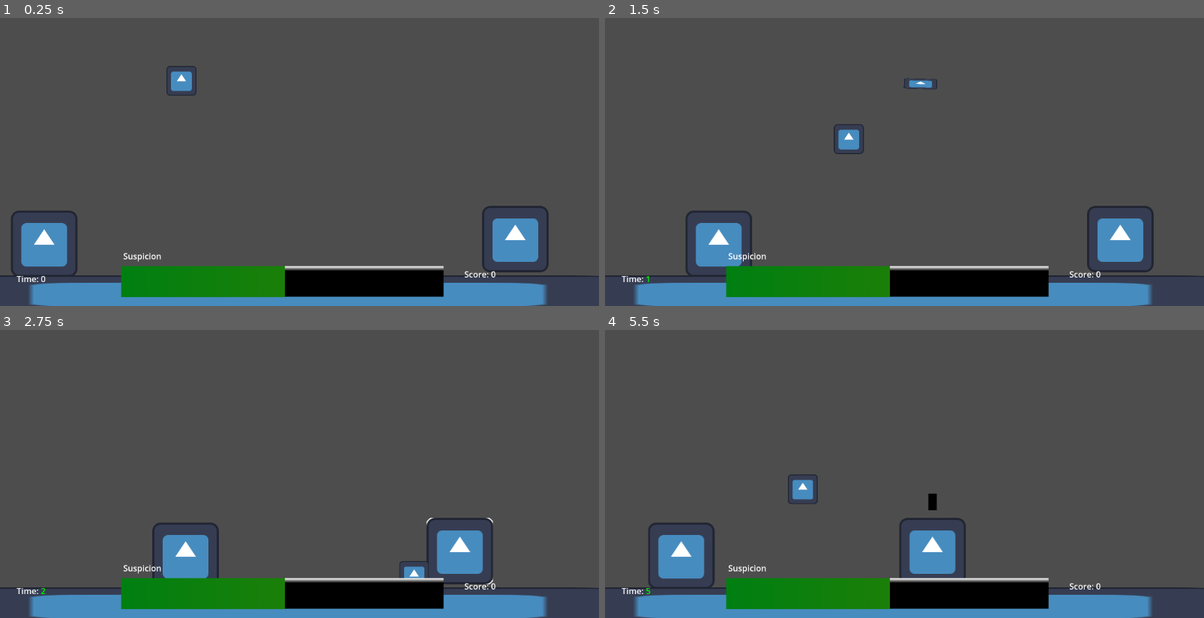
Above: before the commit, frames 1-4 (two rows, left to right).
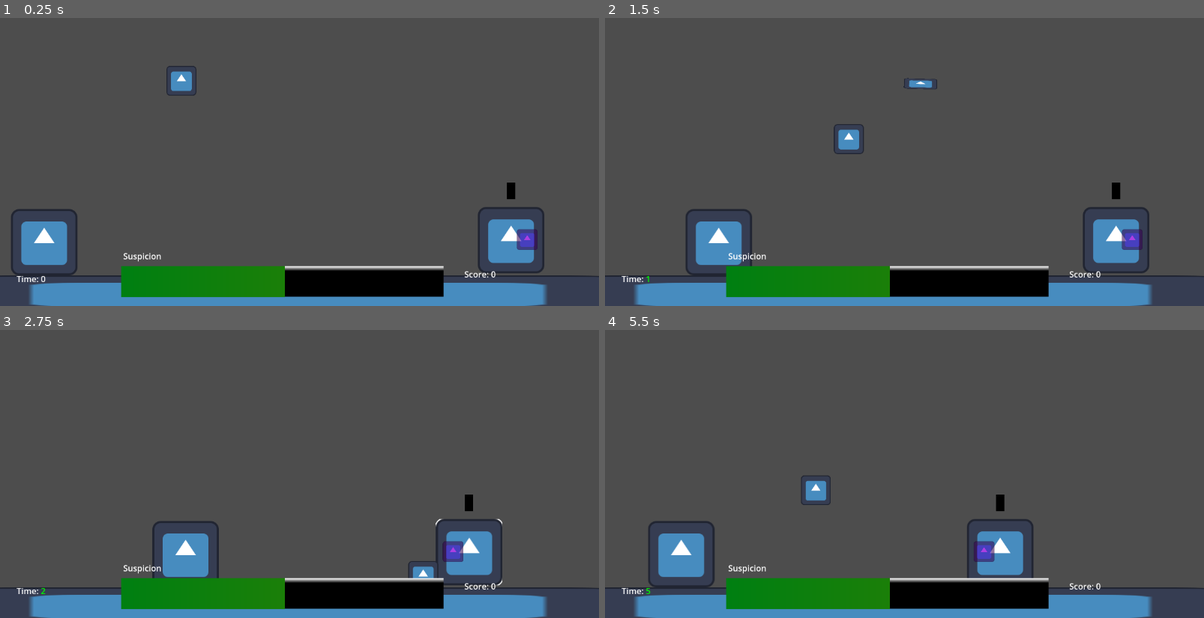
Above: after the commit, the same moments.

Repository: Jose-YP/Melon2023
Game: Godot game, scene res://Scenes/Main.tscn
Same seed, same stepped clock (60 frames per second), same inputs: the game is played once before the commit and once after it. The engine's default icon, where the game draws it, is replaced by a stand-in: a white triangle on a blue panel in a dark square.
Inputs (mouse positions are in pixels of both pictures, inside the frame that each line leads up to):
- Up to frame 1 (0.25 s): no input
- Up to frame 2 (1.5 s): tap Enter at 0.5 s; move the mouse to (1036, 121) at 0.52 s; press the mouse at (1036, 121) at 0.53 s; hold D (Right) 0.53-1.28 s; move the mouse to (784, 156) at 1.27 s; release the mouse at (784, 156) at 1.28 s; hold S (Down) from 1.28 s (still down); click (784, 156) at 1.35 s
- Up to frame 3 (2.75 s): move the mouse to (359, 376) at 2.02 s; release S (Down) at 2.03 s; press the mouse at (359, 376) at 2.03 s; hold D (Right) from 2.03 s (still down)
- Up to frame 4 (5.5 s): move the mouse to (874, 517) at 2.77 s; release D (Right) at 2.78 s; release the mouse at (874, 517) at 2.78 s; hold W (Up) 2.78-3.53 s; click (874, 517) at 2.85 s; move the mouse to (1084, 499) at 3.52 s; press the mouse at (1084, 499) at 3.53 s; hold A (Left) 3.53-5.03 s; move the mouse to (724, 399) at 4.27 s; release the mouse at (724, 399) at 4.28 s; click (724, 399) at 4.35 s; move the mouse to (934, 450) at 5.02 s; press the mouse at (934, 450) at 5.03 s; hold S (Down) from 5.03 s (still down)

The runs differ from the first frame. In frame 1, 1.4% of the frame differs, in the area x 1-92%, y 57-90%; in frame 2, 1.3%; in frame 3, 1.7%; in frame 4, 3.7%, in the area x 7-72%, y 50-90%.

Commit message:
Testing lover score condition

Diff:
--- a/Code/Main.gd
+++ b/Code/Main.gd
@@ -5,6 +5,10 @@
 
 @onready var player: CharacterBody2D = $Player
 @onready var spawnArray: Array[Marker2D] = [$SpawnLocations/RightSpawn,$SpawnLocations/LeftSpawn]
+@onready var spawnTimers: Array[Timer] = [$SpawnTimers/ShortTimer,$SpawnTimers/MidTimer,$SpawnTimers/LongTimer]
+
+signal riseScore
+signal changeSuspect(ammount)
 
 var characterArray: Array = []
 var nonLoverArray: Array = []
@@ -21,9 +25,16 @@
 			loverArray.append(character)
 		else:
 			nonLoverArray.append(character)
+		characterArray.append(character)
 
 	for lover in get_tree().get_nodes_in_group("Lover"): #Will only have lovers
-		lover.connect("convinced",_on_test_lover_convinced)
+		lover.connect("convinced",_on_lover_convinced)
+		getLoverCrush(lover)
+
+	for timer in spawnTimers:
+		timer.set_paused(false)
+		timer.set_autostart(false)
+		timer.connect("timeout",on_spawnTimer_timeout)
 
 	print(loverArray)
 	print(nonLoverArray)
@@ -35,16 +46,53 @@
 #----------------------------------------------
 #GAME LOOP
 #----------------------------------------------
+func spawnCharacter():
+	pass
 
+func spawnLover():
+	pass
+
+func loverConfidence(body):
+	body.assignedMove = body.move.LOVER
+	body.crush = body.move.LOVER
+	print(body.crush.position.x)
+	print(body.position.x)
+	var distance = body.crush.position.x - body.position.x
+	if distance >= 0:
+		pass
+
+	await body.movement(distance)
+
+	body.inLove = false
+	body.crush.inLove = true
 
 #----------------------------------------------
 #FAIL STATE
 #----------------------------------------------
 
+func spotted():
+	pass
+
+func fail():
+	pass
+
 #----------------------------------------------
 #HELPER FUNCTIONS
 #----------------------------------------------
+func getLoverCrush(currentLover):
+	var tempCrush = characterArray[randi_range(0,characterArray.size()-1)] #For now brute force it
+	while(tempCrush.crushedOn == false):
 
+		if tempCrush.crushedOn == false and tempCrush != currentLover: #No narcicists
+			currentLover.crush = tempCrush
+			tempCrush.crushedOn = true
+			break
+
+		else:
+			print("Hit")
+			tempCrush = nonLoverArray[randi_range(0,nonLoverArray.size()-1)]
+
+	print(currentLover, "Crush: ",currentLover.crush)
 
 #----------------------------------------------
 #SIGNALS
@@ -57,6 +105,7 @@
 	#Add back it's position, and rotation
 	arrow.global_position = player.bow.global_position
 	arrow.look_at(aim)
+	arrow.connect("struckLover",on_lover_hit)
 
 	#Get arrow velocity and shoot
 	var arrowRotation = arrow.rotation
@@ -73,11 +122,19 @@
 		player.position = target.whisperArea.global_position
 		target.gettingWhispered = true
 
-func _on_test_lover_convinced():
+func _on_lover_convinced():
 	player.whispering = false
+	loverConfidence(player.meleeFocus)
+
+func on_lover_hit(body):
+	print("Hit ", body)
+	loverConfidence(body)
 
 func _on_hover_area_area_entered(_area):
 	player.currentLocation = player.location.HOVER
 
 func _on_high_area_area_entered(_area):
 	player.currentLocation= player.location.HIGH
+
+func on_spawnTimer_timeout():
+	pass
--- a/Code/UI.gd
+++ b/Code/UI.gd
@@ -33,3 +33,10 @@
 		timeText = str("[color=red]",totalTime,"[/color]")
 
 	timerText.append_text(str("Time: ", timeText))
+
+func _on_main_game_rise_score():
+	riseScore()
+
+func _on_main_game_change_suspect(ammount):
+	suspectBar.value += ammount
+	tweenSuspectBar()
--- a/Code/arrow.gd
+++ b/Code/arrow.gd
@@ -1,6 +1,8 @@
 extends RigidBody2D
 
 @onready var arrowTime: Timer = $Timer
+
+signal struckLover(body)
 
 var sticking: bool = false
 var stickPos: Vector2
@@ -22,7 +24,7 @@
 func stick():
 	stickPos = position
 	linear_velocity = Vector2.ZERO
-	sticking = true
+	sticking = true #Might make a tween to make it's despawn look better
 
 #----------------------------------------------
 #SIGNALS
@@ -30,5 +32,9 @@
 func _on_timer_timeout(): #Despawn
 	queue_free()
 
-func _on_stick_area_area_entered(_area):
+func _on_stick_area_area_entered(area):
 	stick()
+	var struck = area.get_parent().get_parent()
+	if struck.has_node("WhisperNodes"):
+		struckLover.emit(struck)
+		print("osodv")
--- a/Code/character.gd
+++ b/Code/character.gd
@@ -12,13 +12,17 @@
 var currentTween
 var facing: int = 1
 var moving: bool = false
+var crushedOn: bool = false
+var inLove: bool = false
 
 enum type {NONE,
 	LOVER,
 	TARGETTED}
 enum move {WANDER,
 	SEEK,
-	LEAVE}
+	LEAVE,
+	SPAWN,
+	LOVER}
 enum lookDirections{FORWARD,
 	UPFORWARD,
 	UPWARD}
@@ -43,9 +47,9 @@
 	processor()
 
 func processor(): #The same applies to processor and process
-	if not moving:
-		match assignedMove:
-			move.WANDER:
+	match assignedMove:
+		move.WANDER:
+			if not moving:
 				var atLeastOne = false
 				for timer in idleTimers:
 					if not timer.is_stopped():
@@ -53,17 +57,28 @@
 
 				if not atLeastOne:
 					idleTimers[randi_range(0,2)].start()
+			if moving:
+				if $WanderRays/Forward.is_colliding():
+					currentTween.kill()
+					moving = false
 
-			move.SEEK:
-				pass
-			move.LEAVE:
-				pass
+		move.SEEK:#Unfinished
+			if moving:
+				if $WanderRays/Forward.is_colliding():
+					currentTween.kill()
+					moving = false
 
-	if moving:
-		if $WanderRays/Forward.is_colliding():
-			currentTween.kill()
+		move.LEAVE:
+			await movement(1000)
+			despawn()
+
+		move.SPAWN:
+			await movement(randi_range(300,600))
 			moving = false
+			assignedMove = move.WANDER
 
+		move.LOVER:
+			pass
 
 #----------------------------------------------
 #MOVING AI
@@ -84,13 +99,10 @@
 func seek():
 	pass
 
-func leave():
-	pass
-
 func movement(distance):
 	distance *= facing
 	moving = true
-	print("Making: ", moving, "Direction: ", facing)
+	#print("Making: ", moving, " Direction: ", facing)
 	var finalPos = position.x + distance
 
 	var moveTween = get_tree().create_tween().bind_node(self)
@@ -117,6 +129,8 @@
 #----------------------------------------------
 #HELPER FUNTIONS
 #----------------------------------------------
+func despawn():#Will have other stuff to determine what should be done before they despawn
+	queue_free()
 
 #----------------------------------------------
 #SIGNALS
@@ -127,4 +141,3 @@
 
 func on_movementTween_finished():
 	moving = false
-	print("Done")
--- a/Code/lover.gd
+++ b/Code/lover.gd
@@ -51,6 +51,7 @@
 #----------------------------------------------
 func _on_whisper_rate_timeout():
 	whisperGauge.value += 1
+	print(whisperGauge.value)
 
 func _on_whisper_cooldown_timeout():
 	whisperGauge.value -= 1
--- a/Scenes/Main.tscn
+++ b/Scenes/Main.tscn
@@ -17,23 +17,6 @@
 [node name="MainGame" type="Node2D"]
 script = ExtResource("1_v2ock")
 
-[node name="Lovers" type="Node2D" parent="."]
-
-[node name="StaticBody2D" parent="Lovers" instance=ExtResource("3_sb2b3")]
-position = Vector2(992, 518)
-
-[node name="Characters" type="Node2D" parent="."]
-position = Vector2(348, 214)
-
-[node name="TestCharacter" parent="Characters" instance=ExtResource("2_36bu7")]
-position = Vector2(-262, 313)
-
-[node name="Player" parent="." instance=ExtResource("2_ssk07")]
-position = Vector2(348, 214)
-scale = Vector2(0.45, 0.45)
-
-[node name="Projectiles" type="Node2D" parent="."]
-
 [node name="UI" type="Control" parent="."]
 layout_mode = 3
 anchors_preset = 0
@@ -42,6 +25,23 @@
 metadata/_edit_lock_ = true
 
 [node name="CanvasLayer" parent="UI" instance=ExtResource("5_pdl6b")]
+
+[node name="Lovers" type="Node2D" parent="."]
+
+[node name="TestLover" parent="Lovers" instance=ExtResource("3_sb2b3")]
+position = Vector2(984, 520)
+
+[node name="Characters" type="Node2D" parent="."]
+position = Vector2(348, 214)
+
+[node name="TestCharacter" parent="Characters" instance=ExtResource("2_36bu7")]
+position = Vector2(-262, 310)
+
+[node name="Player" parent="." instance=ExtResource("2_ssk07")]
+position = Vector2(348, 214)
+scale = Vector2(0.45, 0.45)
+
+[node name="Projectiles" type="Node2D" parent="."]
 
 [node name="Boundaries" type="Node2D" parent="."]
 position = Vector2(348, 214)
@@ -87,11 +87,26 @@
 [node name="SpawnLocations" type="Node2D" parent="."]
 
 [node name="RightSpawn" type="Marker2D" parent="SpawnLocations"]
-position = Vector2(1254, 556)
+position = Vector2(1256, 520)
 
 [node name="LeftSpawn" type="Marker2D" parent="SpawnLocations"]
-position = Vector2(-143, 552)
+position = Vector2(-128, 528)
 
+[node name="SpawnTimers" type="Node" parent="."]
+
+[node name="ShortTimer" type="Timer" parent="SpawnTimers"]
+one_shot = true
+
+[node name="MidTimer" type="Timer" parent="SpawnTimers"]
+wait_time = 5.0
+one_shot = true
+
+[node name="LongTimer" type="Timer" parent="SpawnTimers"]
+wait_time = 10.0
+one_shot = true
+
+[connection signal="changeSuspect" from="." to="UI/CanvasLayer" method="_on_main_game_change_suspect"]
+[connection signal="riseScore" from="." to="UI/CanvasLayer" method="_on_main_game_rise_score"]
 [connection signal="shootArrow" from="Player" to="." method="_on_player_shoot_arrow"]
 [connection signal="whisper" from="Player" to="." method="_on_player_whisper"]
 [connection signal="area_entered" from="Locations/HoverArea" to="." method="_on_hover_area_area_entered"]
--- a/Scenes/lover.tscn
+++ b/Scenes/lover.tscn
@@ -1,8 +1,9 @@
-[gd_scene load_steps=10 format=3 uid="uid://dpgn1fr0s7wmq"]
+[gd_scene load_steps=11 format=3 uid="uid://dpgn1fr0s7wmq"]
 
 [ext_resource type="PackedScene" uid="uid://26yvoiikd1pl" path="res://Scenes/character.tscn" id="1_3vq3f"]
 [ext_resource type="Shader" path="res://Resources/outline.gdshader" id="2_h4o6r"]
 [ext_resource type="Script" path="res://Code/lover.gd" id="2_noq38"]
+[ext_resource type="Texture2D" uid="uid://demmdpdkaxemx" path="res://Assets/icon.svg" id="4_ghu5k"]
 
 [sub_resource type="ShaderMaterial" id="ShaderMaterial_ya48p"]
 shader = ExtResource("2_h4o6r")
@@ -61,7 +62,6 @@
 [node name="WhisperNodes" type="Node2D" parent="." index="5"]
 
 [node name="WhisperGauge" type="TextureProgressBar" parent="WhisperNodes" index="0"]
-visible = false
 offset_left = -9.0
 offset_top = -110.0
 offset_right = 7.0
@@ -79,5 +79,13 @@
 wait_time = 0.75
 one_shot = true
 
+[node name="LoverUI" type="Node2D" parent="." index="8"]
+
+[node name="TextureRect" type="Sprite2D" parent="LoverUI" index="0"]
+modulate = Color(1, 0, 1, 0.552941)
+position = Vector2(30, 0)
+scale = Vector2(0.3125, 0.3125)
+texture = ExtResource("4_ghu5k")
+
 [connection signal="timeout" from="WhisperNodes/WhisperRate" to="." method="_on_whisper_rate_timeout"]
 [connection signal="timeout" from="WhisperNodes/WhisperCooldown" to="." method="_on_whisper_cooldown_timeout"]
